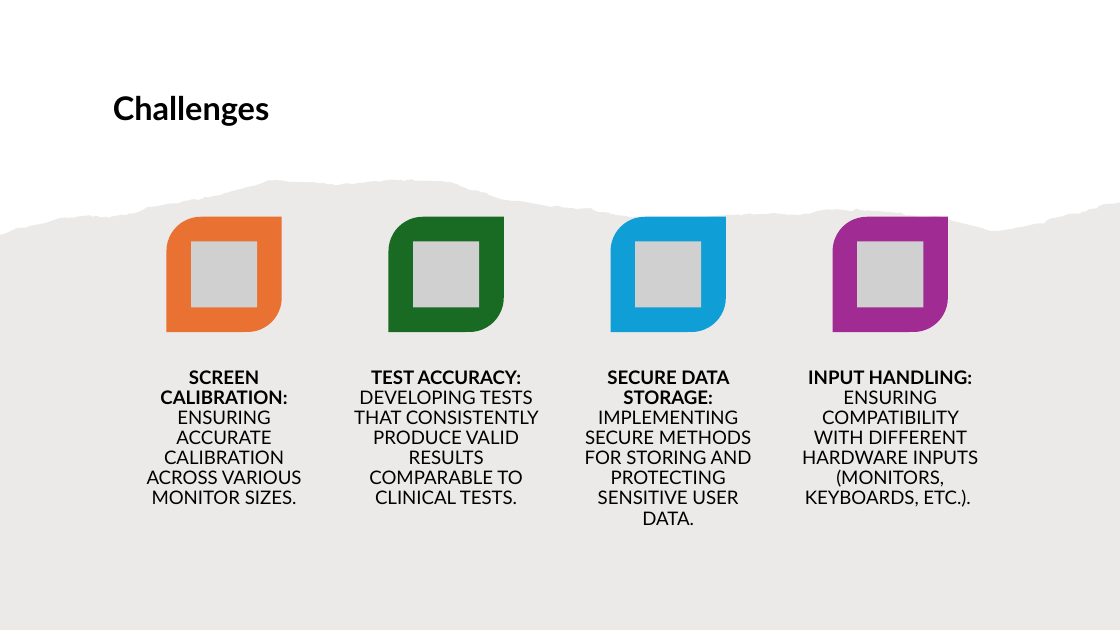
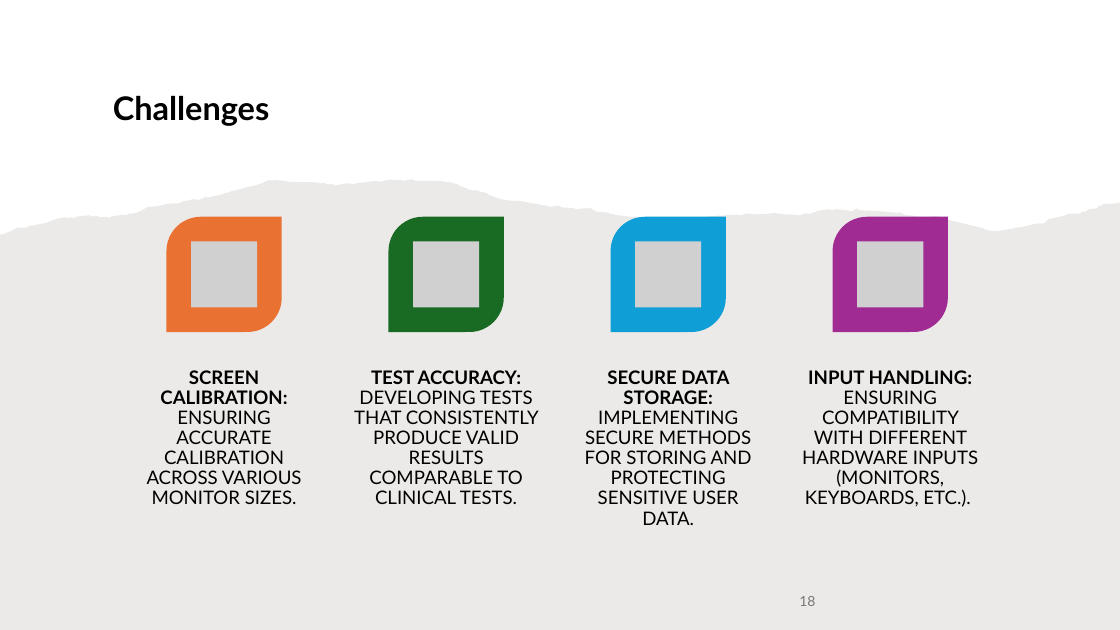
Before and after one commit to TameerAmer/Capstone-Project, a slide deck: slide 18 of OptiVision.pptx. Drawn at 1120x630 pixels with LibreOffice and Linux fonts; fonts in the diff are those of the drawing; grey boxes stand for pictures. Boxes give left, top, right and bottom in pixels: in the first picture for what was removed or moved away, otherwise in the second. Text is boxed around its words. In the diff, an @@ line names an element or a change of style, - is before the commit and + after.

```diff
--- a/OptiVision.pptx
+++ b/OptiVision.pptx
@@ page number added at (799, 596, 815, 606), 12 pt, text #797979 @@
+18
```
Also in this commit, not shown: 19 other slides changed.
